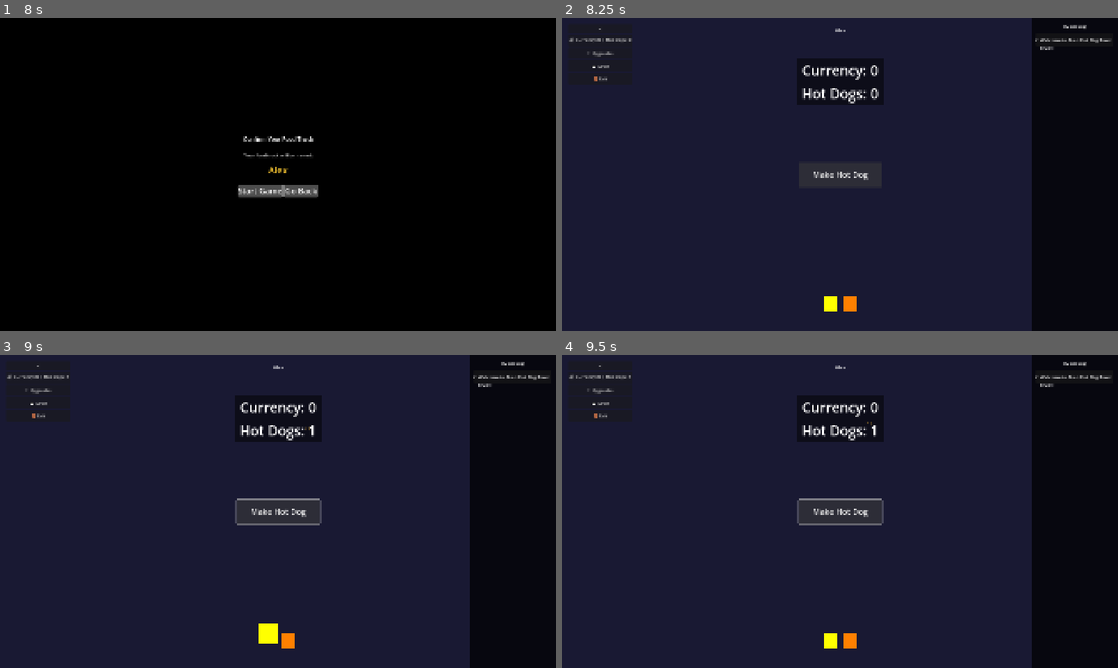
Above: before the commit, frames 1-4 (two rows, left to right).
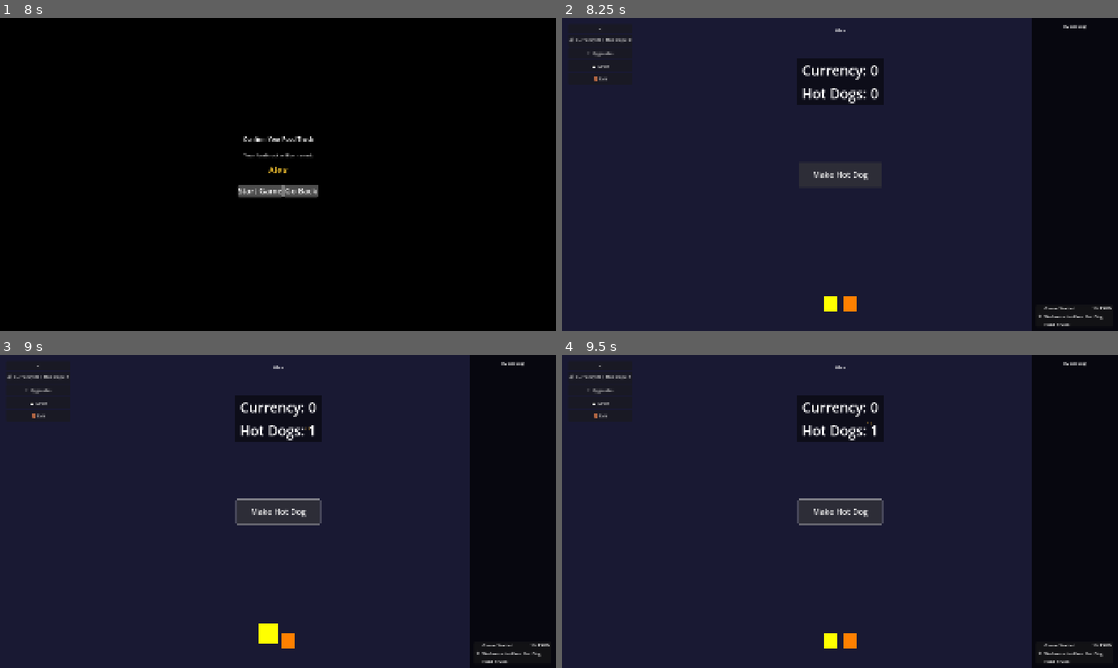
Above: after the commit, the same moments.

Repository: aaronleebrooks/weenieworld
Game: Godot game, scene res://scenes/main_menu/MainMenu.tscn
The game is run twice, just before and just after one commit, with the same random seed, the same clock (stepped at 60 frames per second) and the same inputs.
Inputs (mouse positions are in pixels of both pictures, inside the frame that each line leads up to):
- Up to frame 1 (8 s): click "New Game" at 0.5 s; click (278, 158) at 1.27 s; type "Alex" at 1.35 s; click "New Game" at 2 s; click "Start Game" at 2.75 s; click "Start Game" at 3.5 s; click "New Game" at 4.25 s; click "Start Game" at 5 s; click "Cancel" at 5.75 s; click "Go Back" at 6.5 s; click "Options" at 7.25 s
- Up to frame 2 (8.25 s): tap Enter at 8, 8.1 s
- Up to frame 3 (9 s): click "Make Hot Dog" at 8.75 s
- Up to frame 4 (9.5 s): no input

Frame 1 is identical in both runs. In frame 2, 0.3% of the frame differs, in the area x 85-99%, y 6-99%; in frame 3, 0.3%; in frame 4, 0.3%.

Commit message:
Improve timestamp formatting: convert UTC to readable 12-hour time format

Diff:
--- a/scenes/ui/EventLog.tscn
+++ b/scenes/ui/EventLog.tscn
@@ -1,15 +1,17 @@
-[gd_scene load_steps=2 format=3 uid="uid://fljaxk5mlg7x"]
+[gd_scene load_steps=3 format=3 uid="uid://bvujp2cd5guc1"]
 
-[ext_resource type="Script" path="res://scenes/ui/EventLog.gd" id="1_0xqxqx"]
+[ext_resource type="Script" uid="uid://cko6qmtq41q80" path="res://scenes/ui/EventLog.gd" id="1_0xqxqx"]
+[ext_resource type="PackedScene" uid="uid://co0psmrj5t32m" path="res://scenes/ui/EventLogItem.tscn" id="2_lo53r"]
 
 [node name="EventLog" type="Control"]
-layout_mode = 1
+layout_mode = 3
 anchors_preset = 11
 anchor_left = 1.0
 anchor_right = 1.0
 anchor_bottom = 1.0
 offset_left = -300.0
 grow_horizontal = 0
+grow_vertical = 2
 script = ExtResource("1_0xqxqx")
 
 [node name="Background" type="ColorRect" parent="."]
@@ -17,6 +19,8 @@
 anchors_preset = 15
 anchor_right = 1.0
 anchor_bottom = 1.0
+grow_horizontal = 2
+grow_vertical = 2
 color = Color(0, 0, 0, 0.7)
 
 [node name="MainContainer" type="VBoxContainer" parent="."]
@@ -28,12 +32,13 @@
 offset_top = 15.0
 offset_right = -15.0
 offset_bottom = -15.0
+grow_horizontal = 2
+grow_vertical = 2
 
 [node name="Header" type="Label" parent="MainContainer"]
 layout_mode = 2
 text = "Event Log"
 horizontal_alignment = 1
-font_size = 14
 
 [node name="HSeparator" type="HSeparator" parent="MainContainer"]
 layout_mode = 2
@@ -45,3 +50,11 @@
 [node name="EventListContainer" type="VBoxContainer" parent="MainContainer/ScrollContainer"]
 layout_mode = 2
 size_flags_horizontal = 3
+size_flags_vertical = 3
+alignment = 2
+
+[node name="EventLogItem" parent="MainContainer/ScrollContainer/EventListContainer" instance=ExtResource("2_lo53r")]
+layout_mode = 2
+
+[node name="EventLogItem2" parent="MainContainer/ScrollContainer/EventListContainer" instance=ExtResource("2_lo53r")]
+layout_mode = 2
--- a/scenes/ui/EventLogItem.gd
+++ b/scenes/ui/EventLogItem.gd
@@ -31,12 +31,39 @@
 
 func _format_timestamp(timestamp: String) -> String:
 	"""Format timestamp to be more readable"""
-	# Parse the timestamp and format it
-	# For now, just return the time part if it exists
+	# Handle UTC timestamp format like "2025-07-28T20:16:00"
+	if "T" in timestamp:
+		# Parse the UTC timestamp
+		var time_parts = timestamp.split("T")
+		if time_parts.size() >= 2:
+			var time_part = time_parts[1]
+			# Remove any trailing timezone info
+			if "." in time_part:
+				time_part = time_part.split(".")[0]
+
+			# Parse hours and minutes
+			var time_components = time_part.split(":")
+			if time_components.size() >= 2:
+				var hour = int(time_components[0])
+				var minute = time_components[1]
+
+				# Convert to 12-hour format
+				var period = "AM"
+				if hour >= 12:
+					period = "PM"
+				if hour > 12:
+					hour -= 12
+				elif hour == 0:
+					hour = 12
+
+				return "%d:%s %s" % [hour, minute, period]
+
+	# Fallback: return just the time part if it exists
 	if " " in timestamp:
 		var parts = timestamp.split(" ")
 		if parts.size() >= 2:
 			return parts[1]  # Return just the time part
+
 	return timestamp
 
 func _ready():
--- a/scenes/ui/EventLogItem.tscn
+++ b/scenes/ui/EventLogItem.tscn
@@ -1,9 +1,10 @@
 [gd_scene load_steps=2 format=3 uid="uid://co0psmrj5t32m"]
 
-[ext_resource type="Script" path="res://scenes/ui/EventLogItem.gd" id="1_0xqxqx"]
+[ext_resource type="Script" uid="uid://d2167716midmv" path="res://scenes/ui/EventLogItem.gd" id="1_0xqxqx"]
 
 [node name="EventLogItem" type="Panel"]
-custom_minimum_size = Vector2(0, 45)
+custom_minimum_size = Vector2(0, 75)
+size_flags_horizontal = 3
 script = ExtResource("1_0xqxqx")
 
 [node name="HBoxContainer" type="HBoxContainer" parent="."]
@@ -15,14 +16,15 @@
 offset_top = 2.0
 offset_right = -5.0
 offset_bottom = -2.0
+grow_horizontal = 2
+grow_vertical = 2
 
 [node name="Icon" type="Label" parent="HBoxContainer"]
+custom_minimum_size = Vector2(20, 0)
 layout_mode = 2
-custom_minimum_size = Vector2(20, 0)
 text = "📝"
 horizontal_alignment = 1
 vertical_alignment = 1
-font_size = 10
 
 [node name="ContentContainer" type="VBoxContainer" parent="HBoxContainer"]
 layout_mode = 2
@@ -35,16 +37,13 @@
 layout_mode = 2
 size_flags_horizontal = 3
 text = "Event Title"
-font_size = 10
 
 [node name="Timestamp" type="Label" parent="HBoxContainer/ContentContainer/TitleRow"]
 layout_mode = 2
 text = "12:34 PM"
-font_size = 8
 horizontal_alignment = 2
 
 [node name="Description" type="Label" parent="HBoxContainer/ContentContainer"]
 layout_mode = 2
 text = "Event description goes here..."
-font_size = 8
 autowrap_mode = 2
Not shown: 1 places in scenes/game/Game.tscn that only renumber resources
